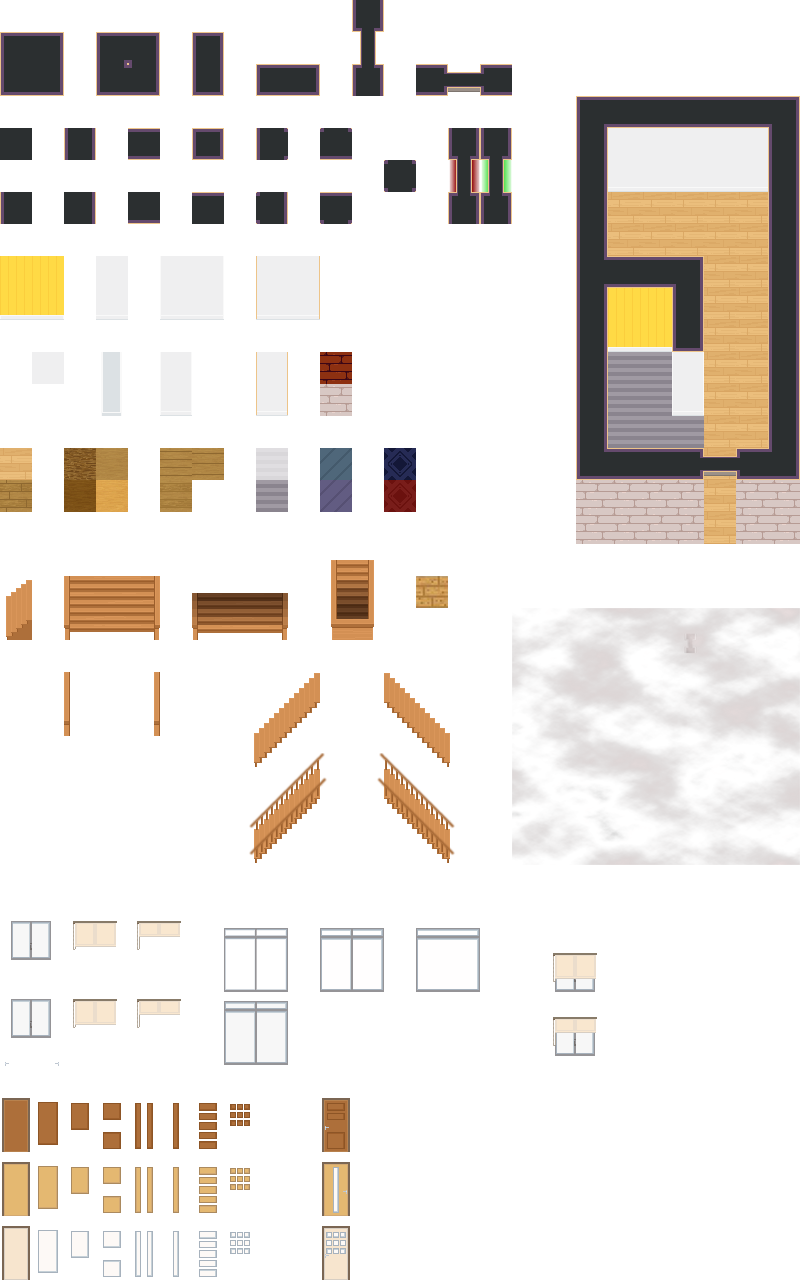
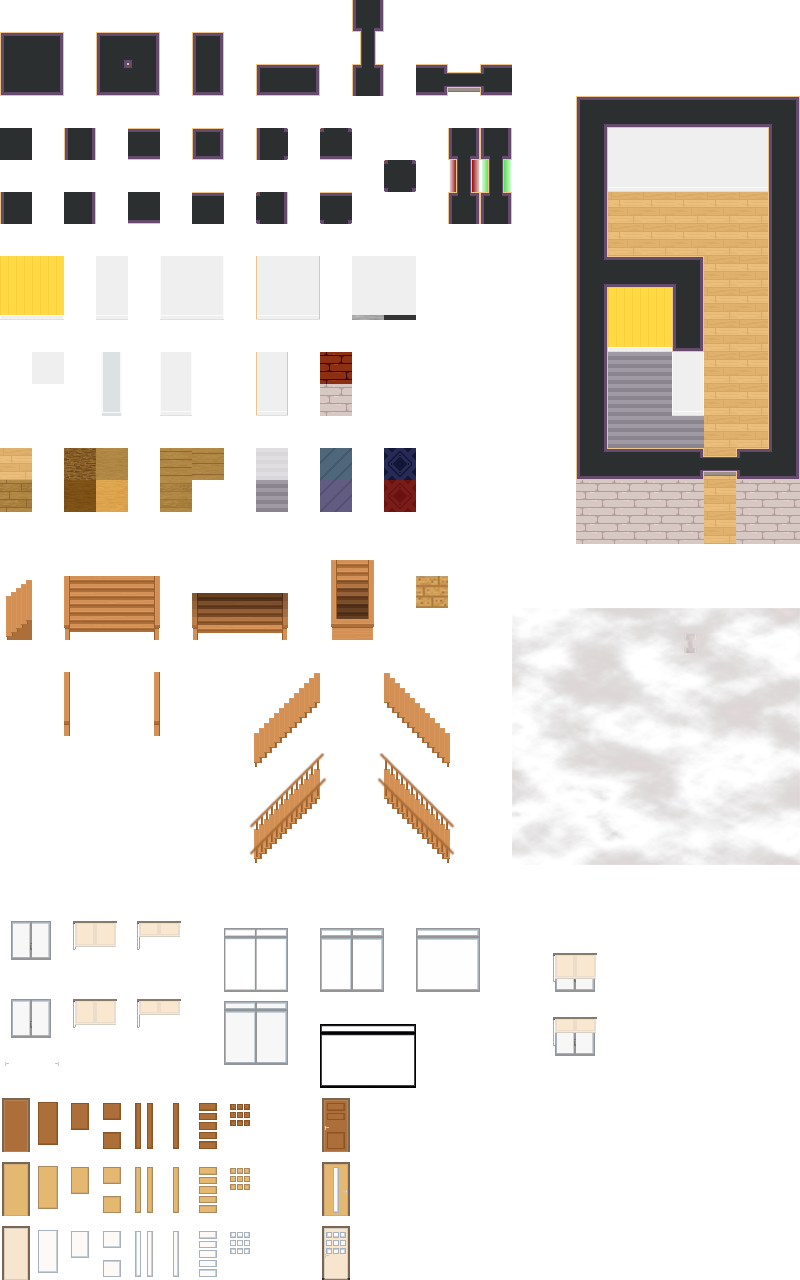
Layer changes from the first 800 x 1280 image to the second:
added layer "Farbfüllung 1" above "Ebene 11" over [384, 315, 416, 320]
added layer "Ebene 11" above "Ebene 10" over [384, 256, 416, 320]
added layer "Ebene 10" above "Ebene 9" over [352, 315, 384, 320]
added layer "Ebene 9" above "Ebene 8" over [352, 256, 384, 320]
added layer "Ebene 8" (multiply, 99%) above "Ebene 7" over [320, 1024, 416, 1280]
added layer "Ebene 7" above "Ebene 1" over [320, 1024, 416, 1088]
